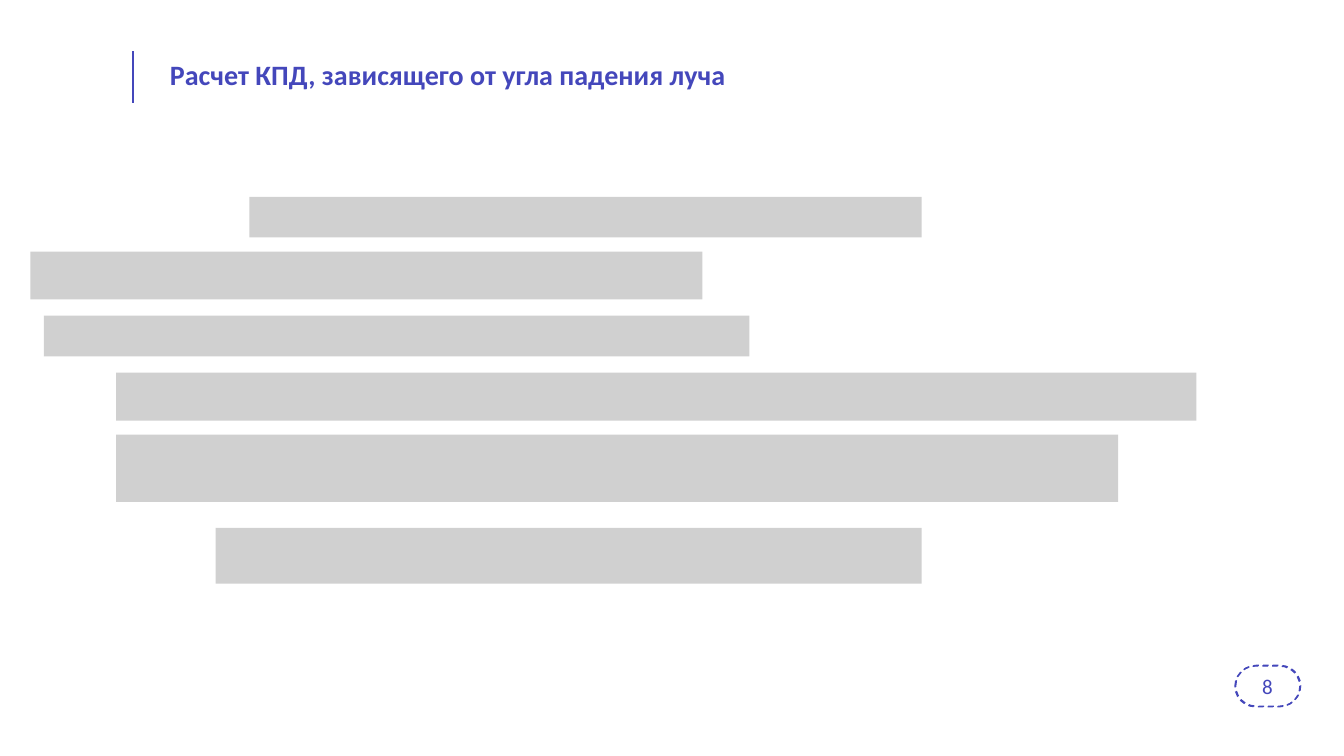
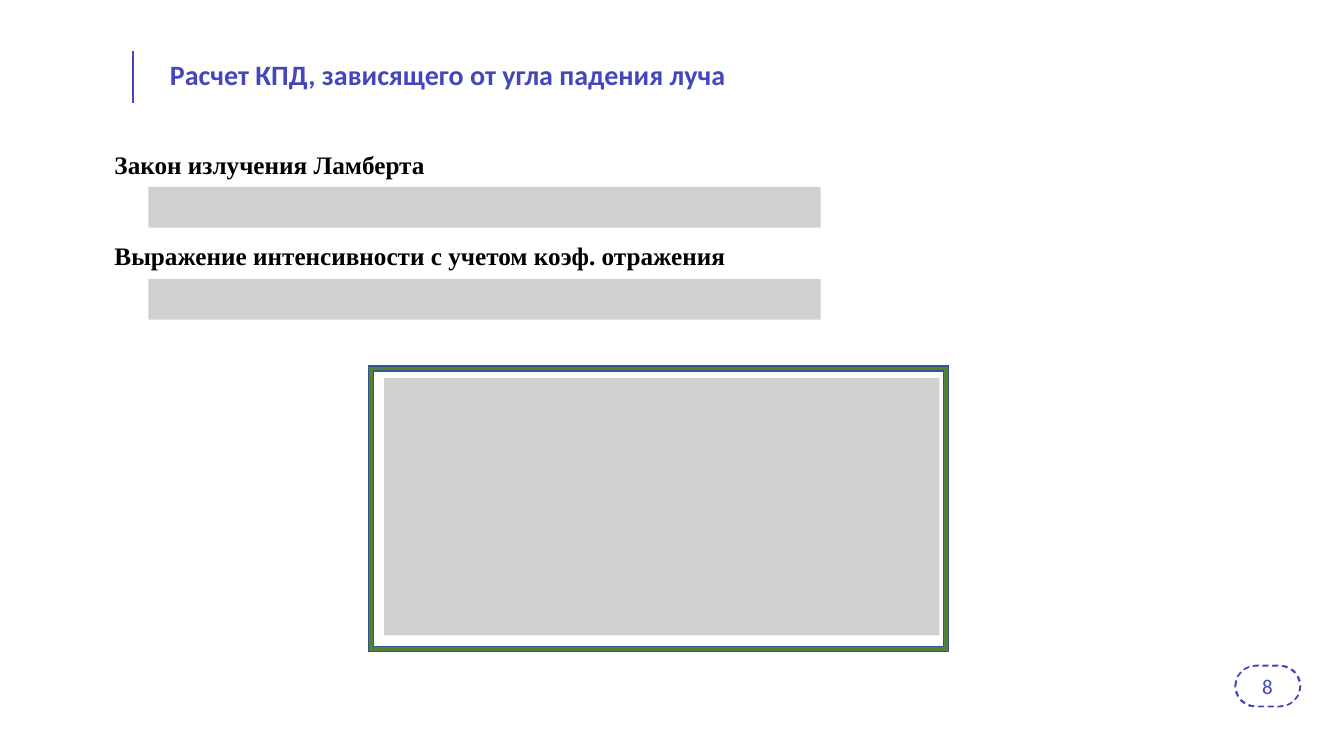
Before and after one commit to PytAZU/Diss, a slide deck: slide 8 of Шаблон_презентации_для_защит_ПИШ.pptx. Drawn at 1344x756 pixels with LibreOffice and Linux fonts; fonts in the diff are those of the drawing; grey boxes stand for pictures; background and template pictures are left out. Boxes give left, top, right and bottom in pixels: in the first picture for what was removed or moved away, otherwise in the second. Text is boxed around its words. In the diff, an @@ line names an element or a change of style, - is before the commit and + after.

```diff
--- a/Шаблон_презентации_для_защит_ПИШ.pptx
+++ b/Шаблон_презентации_для_защит_ПИШ.pptx
@@ text added at bbox=[114, 156, 425, 180], 18 pt, text #000000, bold @@
+Закон излучения Ламберта
@@ picture: place and size @@
-picture at bbox=[250, 197, 923, 237]
+picture at bbox=[148, 187, 821, 227]
@@ picture removed at bbox=[30, 252, 703, 299] @@
@@ text added at bbox=[114, 247, 725, 271], 18 pt, text #000000, bold @@
+Выражение интенсивности с учетом коэф. отражения
@@ picture added at bbox=[148, 279, 821, 320] @@
@@ picture removed at bbox=[43, 316, 749, 356] @@
@@ picture removed at bbox=[116, 373, 1197, 420] @@
@@ frame added at bbox=[369, 366, 949, 651], fill #548235, outline #325491 1 pt @@
@@ picture: place and size @@
-picture at bbox=[116, 435, 1118, 502]
+picture at bbox=[384, 378, 940, 635]
@@ picture removed at bbox=[216, 528, 923, 584] @@
```
Also in this commit, not shown: 16 other slides changed, 2 slides added, 1 slide removed, 22 other files.
